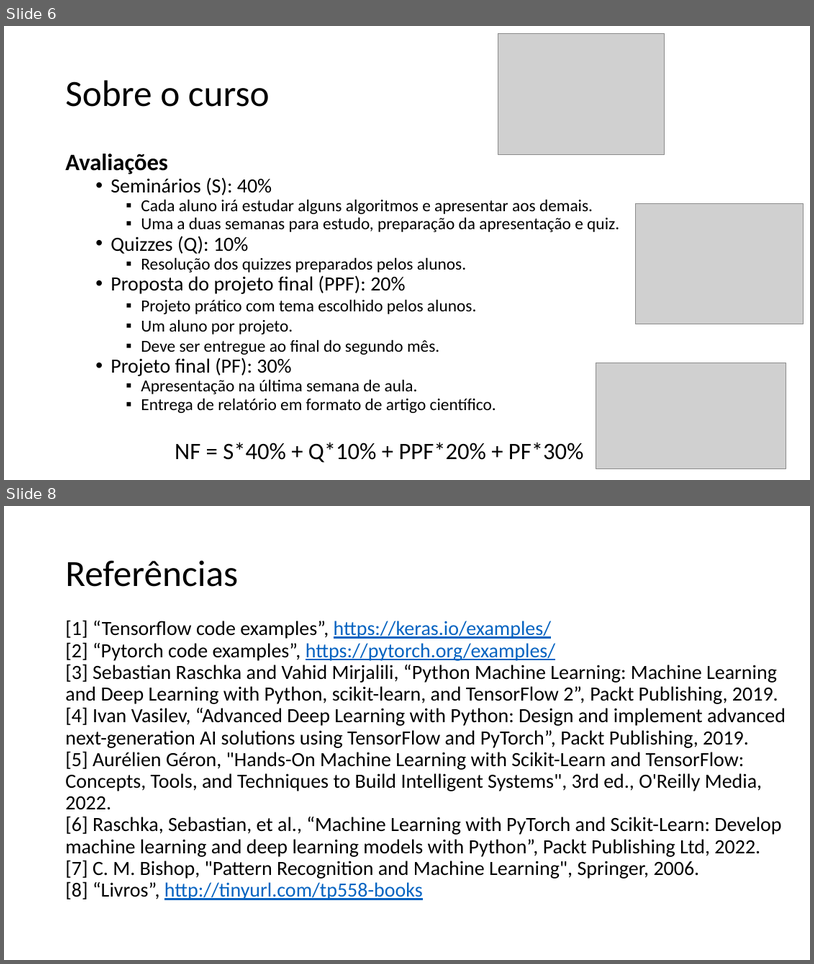
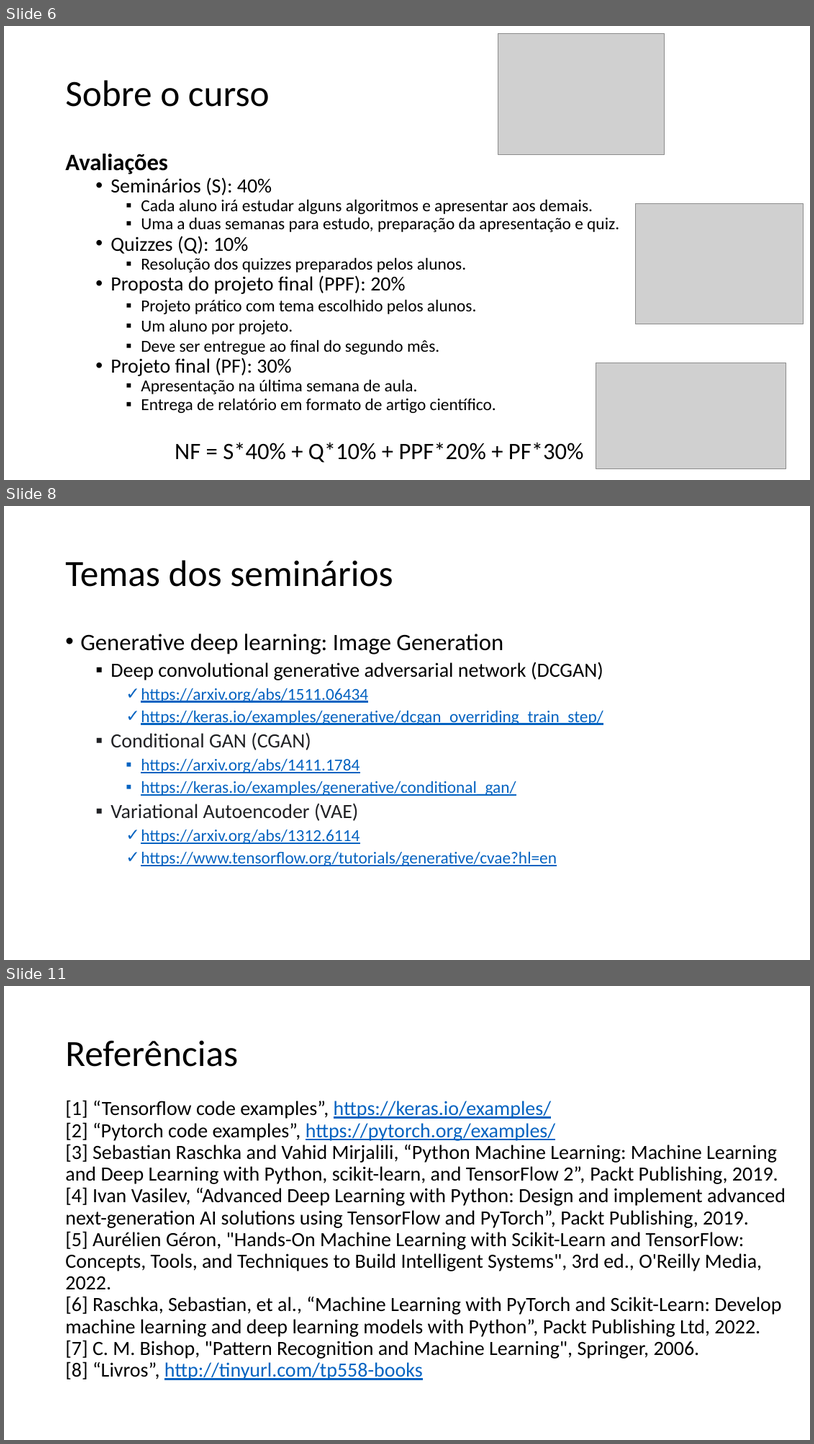
Before and after one commit to zz4fap/tp558-adv-ml, a slide deck: slides/TP558_1_Introdução_ao_curso.pptx. Shown one above the other, each under a label of ours: slides 6 and 8 before the commit, slides 6, 8 and 11 after it; the slides between them are not shown. The pictures are 814x964 and 814x1444 pixels, drawn with LibreOffice and Linux fonts; fonts in the diff are those of the drawing; grey boxes stand for pictures. Boxes give left, top, right and bottom in pixels: in the first picture for what was removed or moved away, otherwise in the second. Text is boxed around its words. In the diff, an @@ line names an element or a change of style, - is before the commit and + after.

```diff
--- a/slides/TP558_1_Introdução_ao_curso.pptx
+++ b/slides/TP558_1_Introdução_ao_curso.pptx
@@ slide 8 added at <box>4,506,810,960</box>, background #FFFFFF @@
@@ title added at <box>65,560,394,587</box>, 44 pt, text #000000 @@
+Temas dos seminários
@@ text added at <box>80,633,604,866</box>, 20 pt, text #0563C1, underline @@
+• Generative deep learning: Image Generation
+  ▪ Deep convolutional generative adversarial network (DCGAN)
+    ✓ https://arxiv.org/abs/1511.06434
+    ✓ https://keras.io/examples/generative/dcgan_overriding_train_step/
+  ▪ Conditional GAN (CGAN)
+    ▪ https://arxiv.org/abs/1411.1784
+    ▪ https://keras.io/examples/generative/conditional_gan/
+  ▪ Variational Autoencoder (VAE)
+    ✓ https://arxiv.org/abs/1312.6114
+    ✓ https://www.tensorflow.org/tutorials/generative/cvae?hl=en
@@ what was slide 8 is now slide 11 @@
```
Also in this commit, not shown: 1 slide changed, 2 other slides added, 1 slide removed, 1 other file.
